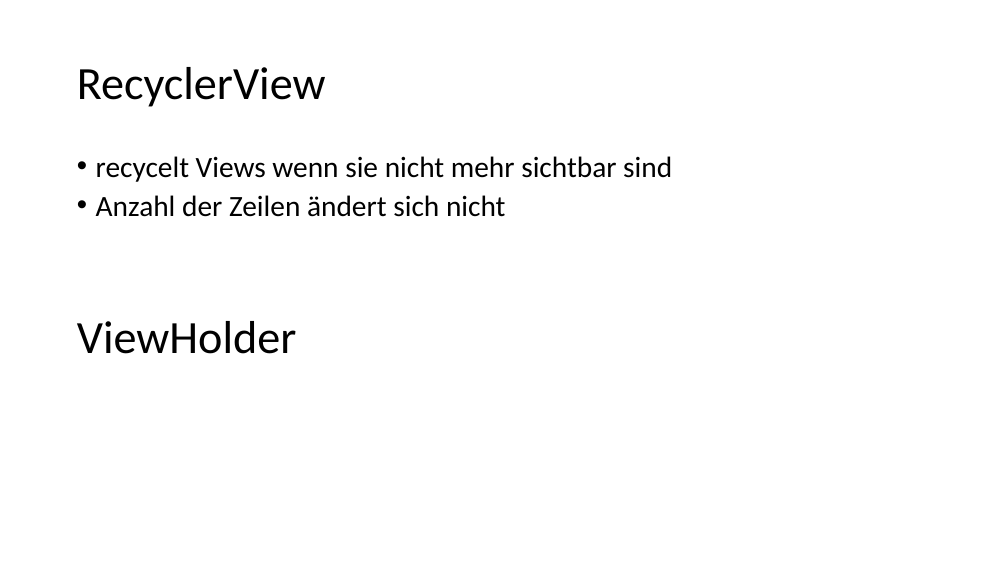
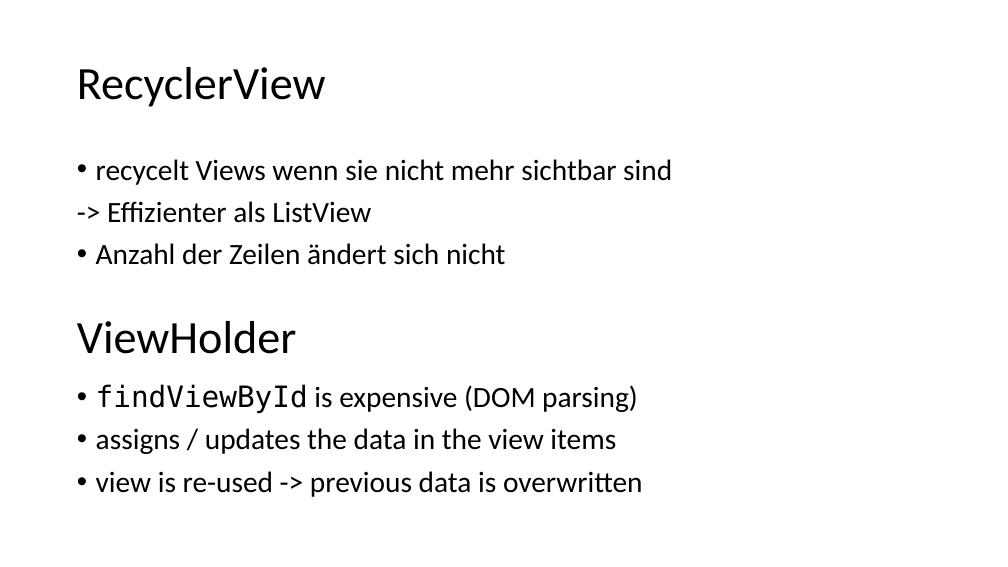
Before and after one commit to desombre/java_examples, a slide deck: slide 14 of Android_UI.pptx. Drawn at 1008x567 pixels with LibreOffice and Linux fonts; fonts in the diff are those of the drawing. Boxes give left, top, right and bottom in pixels: in the first picture for what was removed or moved away, otherwise in the second. Text is boxed around its words. In the diff, an @@ line names an element or a change of style, - is before the commit and + after.

```diff
--- a/Android_UI.pptx
+++ b/Android_UI.pptx
@@ text at <box>96,159,672,265</box>: line spacing 0.8 to 0.9 @@
@@ text at <box>107,201,371,223</box>: paragraph added @@
+-> Effizienter als ListView
@@ text added at <box>96,384,643,497</box>, 28 pt, text #000000 @@
+• findViewById is expensive (DOM parsing)
+• assigns / updates the data in the view items
+• view is re-used -> previous data is overwritten
```
Also in this commit, not shown: 4 other slides changed, 3 slides added, 1 slide removed.
